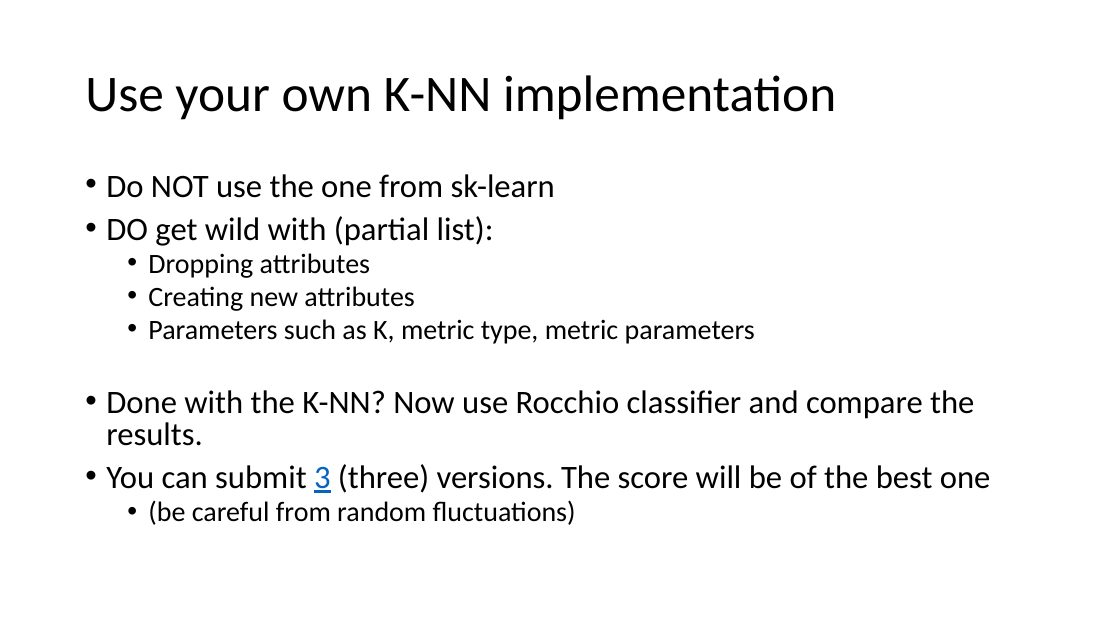
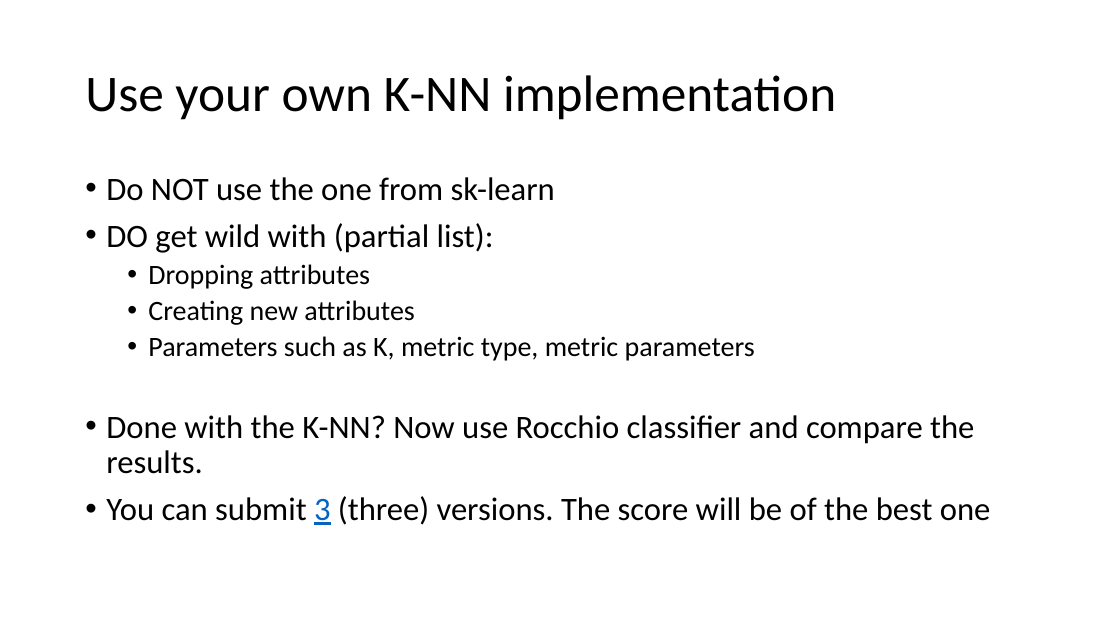
Before and after one commit to scaperex/python_workshop_intermediate, a slide deck: slide 5 of challenge.pptx (slide 4 before the commit). Drawn at 1120x630 pixels with LibreOffice and Linux fonts; fonts in the diff are those of the drawing. Boxes give left, top, right and bottom in pixels: in the first picture for what was removed or moved away, otherwise in the second. Text is boxed around its words. In the diff, an @@ line names an element or a change of style, - is before the commit and + after.

```diff
--- a/challenge.pptx
+++ b/challenge.pptx
@@ text "Do NOT use the one ..." at [106, 177, 991, 525]: line spacing 0.8 to 0.9 @@
@@ text at [148, 500, 576, 525]: paragraph removed @@
-  • (be careful from random fluctuations)
```
Also in this commit, not shown: 6 other slides changed, 6 slides added, 1 other file.
